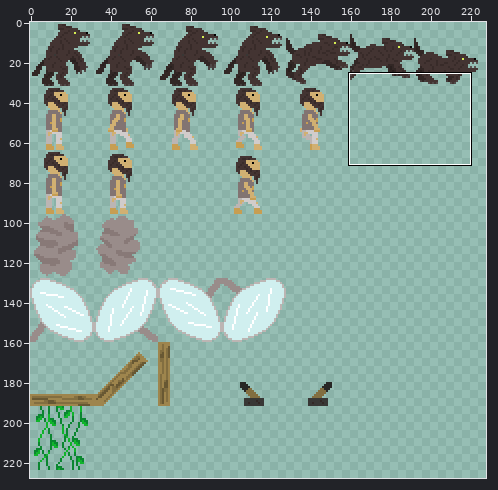
One commit to this sprite sheet: android/assets/spritesheet.png. Above, an overview of the earlier version with the close-up marked.
Close-up. Earlier state:
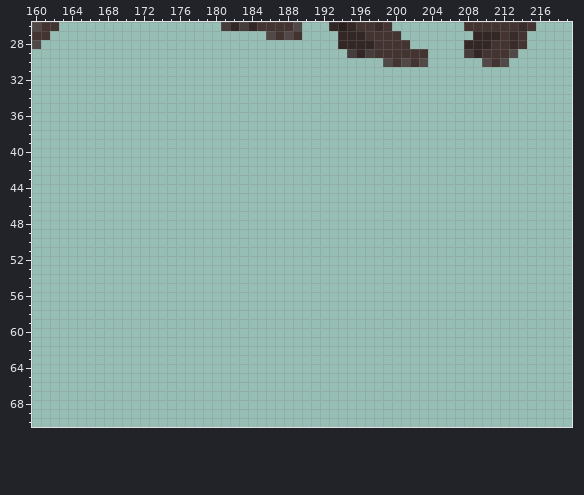
The file is 256x256 pixels. Colours within 5 levels of each other are drawn and written as one. Shown: x 160..219, y 26..70. The wide view leaves out empty margins.
Now the later version:
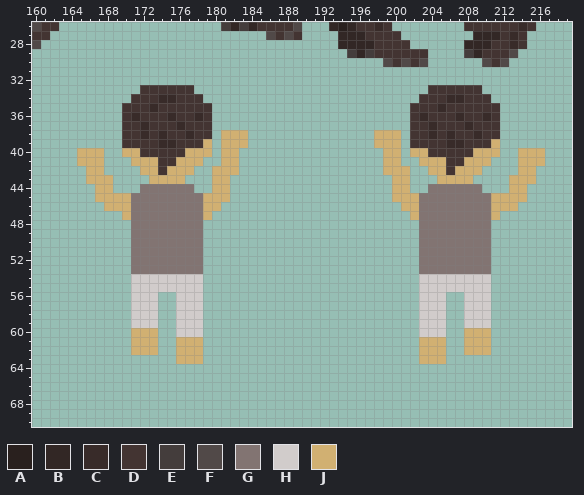
Palette (. is transparent): A #29201e  B #322725  C #382b29  D #433432  E #443d3c  F #514948  G #827472  H #d1cccb  J #d1b072
Diff:
Changed rows in their new state; - is an unchanged pixel.
first column x 165:
33 -------DDDDDD--------------------------DDDDDD-------
34 ------DDDCCDDD------------------------DDDCCDDD------
35 -----DDDCDDDDDD----------------------DDDCDDDDDD-----
36 -----DCDDDCDDCD----------------------DCDDDCDDCD-----
37 -----DDCDDDCDDD----------------------DDCDDDCDDD-----
38 -----DDCDCDDCDD-JJJ--------------JJJ-DDCDCDDCDD-----
39 -----DDDDCCDDDJ-JJJ--------------JJJ-DDDDCCDDDJ-----
40 JJJ--JJDDDDDJJJ-JJ----------------JJ-JJDDDDDJJJ--JJJ
41 JJJ---JJJDDJJJ--JJ----------------JJ--JJJDDJJJ---JJJ
42 -JJ----JJDJJJ--JJJ----------------JJJ--JJDJJJ----JJ-
43 -JJJ----JJJJ---JJ------------------JJ---JJJJ----JJJ-
44 --JJ---GGGGGG--JJ------------------JJ--GGGGGG---JJ--
45 --JJJJGGGGGGGGJJJ------------------JJJGGGGGGGGJJJJ--
46 ---JJJGGGGGGGGJJ--------------------JJGGGGGGGGJJJ---
47 -----JGGGGGGGGJ----------------------JGGGGGGGGJ-----
48 ------GGGGGGGG------------------------GGGGGGGG------
49 ------GGGGGGGG------------------------GGGGGGGG------
50 ------GGGGGGGG------------------------GGGGGGGG------
51 ------GGGGGGGG------------------------GGGGGGGG------
52 ------GGGGGGGG------------------------GGGGGGGG------
53 ------GGGGGGGG------------------------GGGGGGGG------
54 ------HHHHHHHH------------------------HHHHHHHH------
55 ------HHHHHHHH------------------------HHHHHHHH------
56 ------HHH--HHH------------------------HHH--HHH------
57 ------HHH--HHH------------------------HHH--HHH------
58 ------HHH--HHH------------------------HHH--HHH------
59 ------HHH--HHH------------------------HHH--HHH------
60 ------JJJ--HHH------------------------HHH--JJJ------
61 ------JJJ--JJJ------------------------JJJ--JJJ------
62 ------JJJ--JJJ------------------------JJJ--JJJ------
63 -----------JJJ------------------------JJJ-----------
Pixel boxes of the changes (left, top, right, bottom) in both close-ups:
added: (77, 85, 248, 364)
added: (374, 85, 545, 364)
